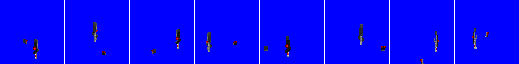
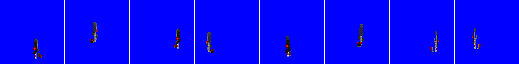
Layered file, before and after one edit (519 x 64). Changes by layer:
added layer "os_sperr_kurz_red copy" above "os_sperr_kurz_red" over 38, 39, 481, 57
hid "os_sperr_kurz_red" over 23, 32, 489, 62
added layer "os_sperr_kurz copy" above "os_sperr_kurz" over 38, 39, 480, 58
hid "os_sperr_kurz" over 23, 32, 488, 64
